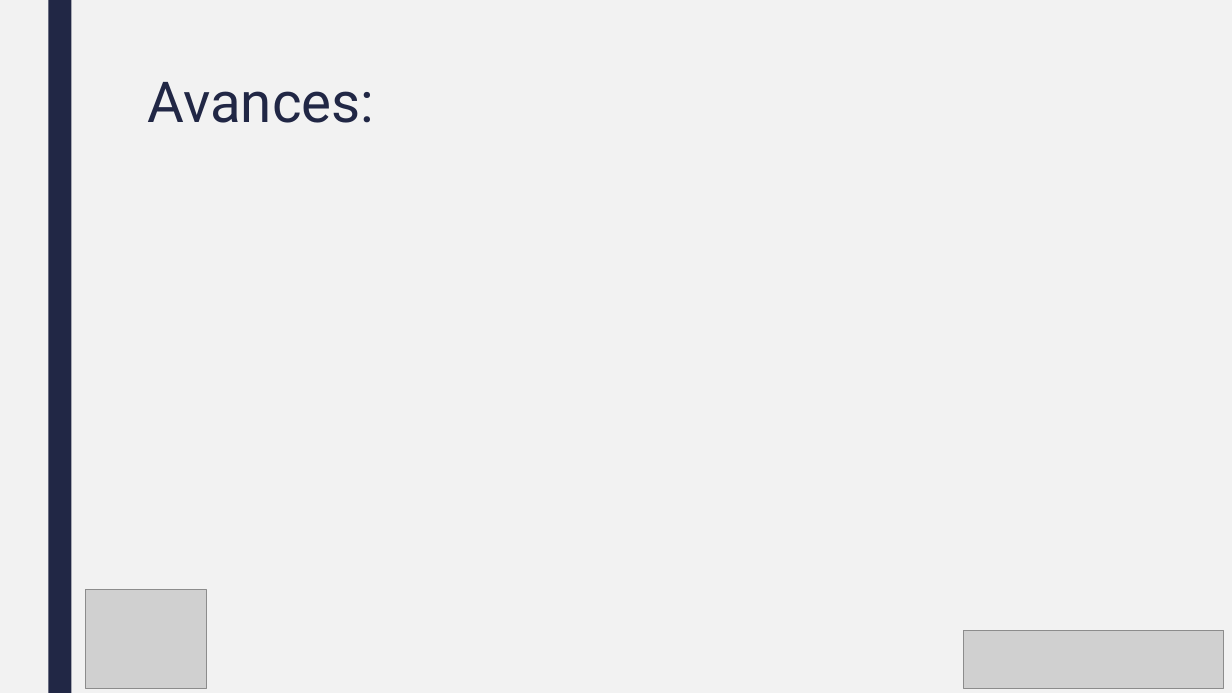
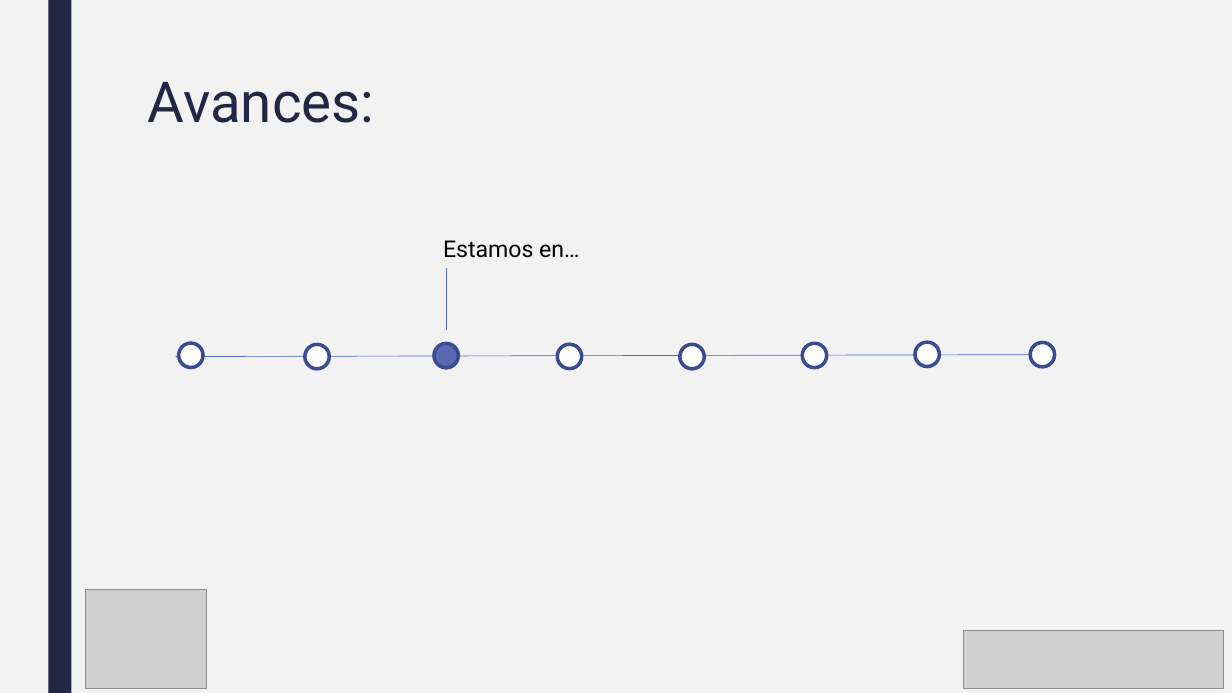
Before and after one commit to oscaralfonso17/Plantas_Intermitentes, a slide deck: slide 7 of Objetivos.pptx. Drawn at 1232x693 pixels with LibreOffice and Linux fonts; fonts in the diff are those of the drawing; grey boxes stand for pictures. Boxes give left, top, right and bottom in pixels: in the first picture for what was removed or moved away, otherwise in the second. Text is boxed around its words. In the diff, an @@ line names an element or a change of style, - is before the commit and + after.

```diff
--- a/Objetivos.pptx
+++ b/Objetivos.pptx
@@ text added at bbox=[443, 240, 579, 258], 18 pt, text #000000 @@
+Estamos en…
@@ line added from (446, 330) to (446, 268), #4E67C8 0.5 pt @@
@@ line added from (176, 357) to (1055, 355), #4E67C8 0.5 pt @@
@@ ellipse added at bbox=[178, 343, 202, 367], fill #FFFFFF, outline #3A4C94 2.75 pt @@
@@ ellipse added at bbox=[305, 345, 329, 369], fill #FFFFFF, outline #3A4C94 2.75 pt @@
@@ ellipse added at bbox=[434, 344, 458, 368], fill #5968B0, outline #3A4C94 2.75 pt @@
@@ ellipse added at bbox=[557, 345, 581, 369], fill #FFFFFF, outline #3A4C94 2.75 pt @@
@@ ellipse added at bbox=[680, 345, 704, 369], fill #FFFFFF, outline #3A4C94 2.75 pt @@
@@ ellipse added at bbox=[802, 344, 826, 368], fill #FFFFFF, outline #3A4C94 2.75 pt @@
@@ ellipse added at bbox=[915, 342, 939, 366], fill #FFFFFF, outline #3A4C94 2.75 pt @@
@@ ellipse added at bbox=[1031, 343, 1055, 367], fill #FFFFFF, outline #3A4C94 2.75 pt @@
```
Also in this commit, not shown: 2 other slides changed, 1 other file.
